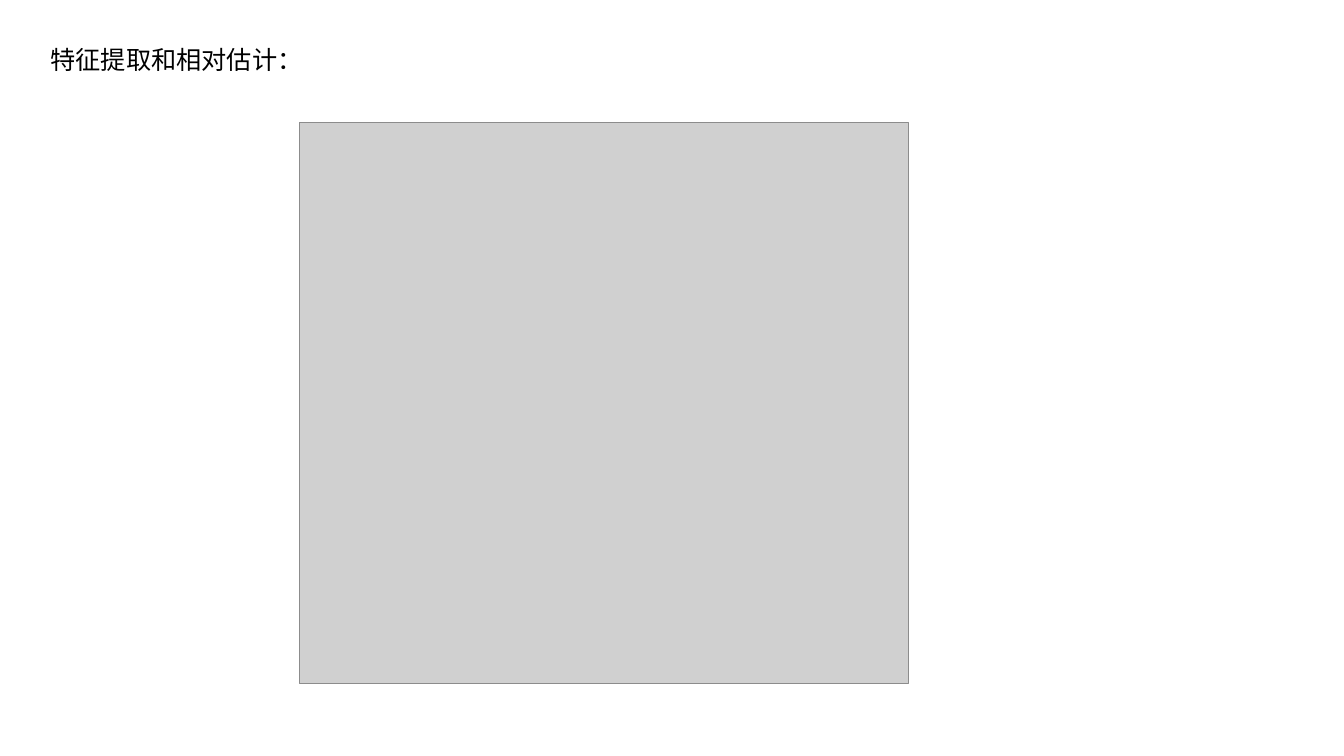
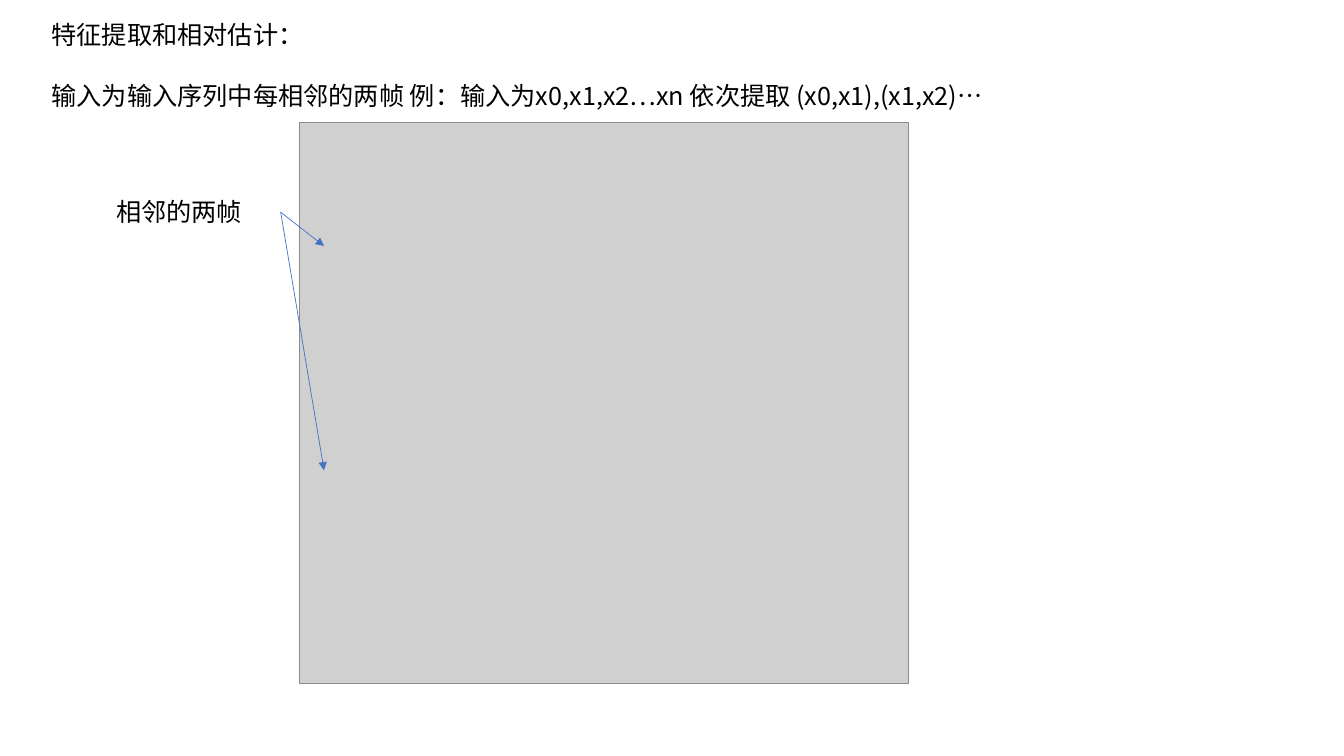
Before and after one commit to TheClearwind/MyPostgraduateLife, a slide deck: slide 5 of 相机定位.pptx (slide 4 before the commit). Drawn at 1344x756 pixels with LibreOffice and Linux fonts; fonts in the diff are those of the drawing; grey boxes stand for pictures. Boxes give left, top, right and bottom in pixels: in the first picture for what was removed or moved away, otherwise in the second. Text is boxed around its words. In the diff, an @@ line names an element or a change of style, - is before the commit and + after.

```diff
--- a/相机定位.pptx
+++ b/相机定位.pptx
@@ text "特征提取和相对估计：": place and size @@
-text "特征提取和相对估计：" at (50,47,302,71)
+text "特征提取和相对估计：" at (52,22,982,110)
@@ text at (52,83,982,110): paragraph added @@
+输入为输入序列中每相邻的两帧 例：输入为x0,x1,x2…xn 依次提取 (x0,x1),(x1,x2)…
@@ text added at (116,199,242,223), 18 pt, text #000000 @@
+相邻的两帧
@@ arrow added from (280, 213) to (325, 246), #4472C4 0.5 pt @@
@@ arrow added from (280, 213) to (325, 471), #4472C4 0.5 pt @@
```
Also in this commit, not shown: 1 other slide changed, 1 slide added, 3 other files.
